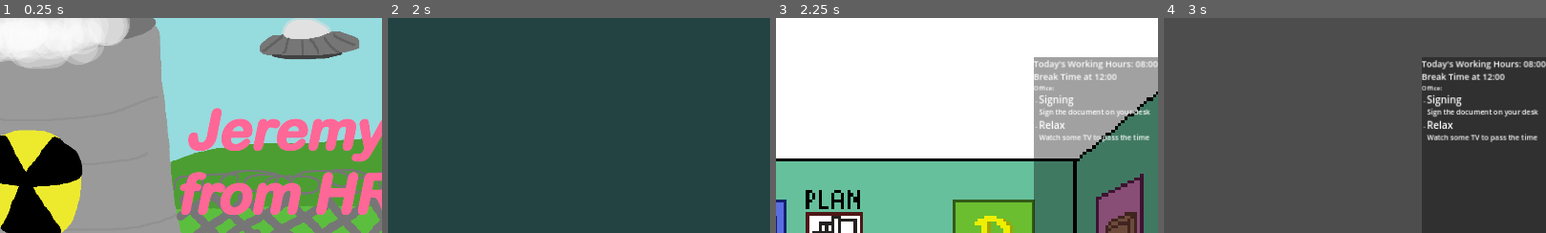
Above: before the commit, frames 1-4 (left to right).
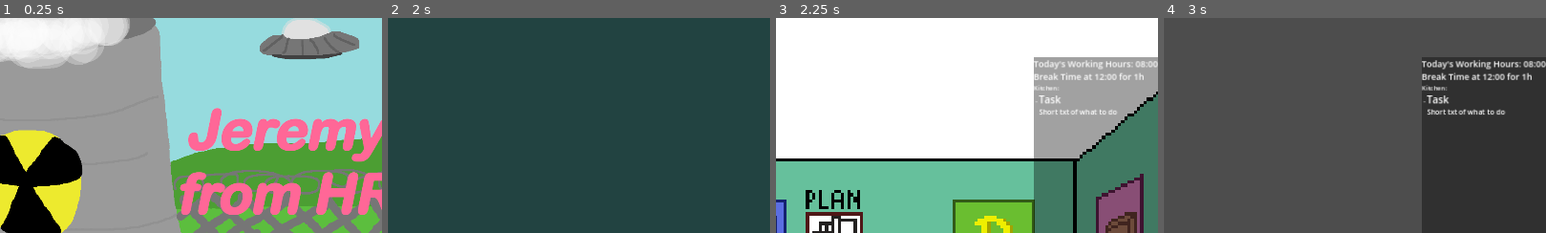
Above: after the commit, the same moments.

Repository: TheWalkingLapis/BrackeysGameJam2025_1
Game: Godot game, scene res://scenes/game_manager.tscn
Same seed, same stepped clock (60 frames per second), same inputs: the game is played once before the commit and once after it.
Inputs (mouse positions are % of the whole screen's width and height, from its top left):
- Up to frame 1 (0.25 s): no input
- Up to frame 2 (2 s): click "Start" at 0.5 s; click (50, 50) at 1.25 s
- Up to frame 3 (2.25 s): click (50, 50) at 2 s
- Up to frame 4 (3 s): click (47, 50) at 2.75 s
The pictures show only the part of the screen within x 39-89%, y 0-50%; the shares and areas given below are measured in that part.

Frames 1-2 are identical in both runs. In frame 3, 1.2% of the frame differs, in the area x 67-98%, y 25-58%; in frame 4, 1.7%.

Commit message:
added tasks and day restart

Diff:
--- a/scenes/game_manager.tscn
+++ b/scenes/game_manager.tscn
@@ -1,10 +1,11 @@
-[gd_scene load_steps=6 format=3 uid="uid://bvnj4ie205euj"]
+[gd_scene load_steps=7 format=3 uid="uid://bvnj4ie205euj"]
 
 [ext_resource type="Script" path="res://scripts/game_manager.gd" id="1_ga0qp"]
 [ext_resource type="PackedScene" uid="uid://kufy4l8qlp63" path="res://scenes/room_manager.tscn" id="2_tpo2t"]
 [ext_resource type="PackedScene" uid="uid://cavy32fvbqm8w" path="res://scenes/time_manager.tscn" id="3_0l8fs"]
 [ext_resource type="PackedScene" uid="uid://naua1f5cbkae" path="res://scenes/ui_manager.tscn" id="4_umkd5"]
 [ext_resource type="PackedScene" uid="uid://dam4nevijq3sp" path="res://scenes/text_manager.tscn" id="5_u72dr"]
+[ext_resource type="Script" path="res://scripts/inventory.gd" id="6_t7s7w"]
 
 [node name="GameManager" type="Control"]
 process_mode = 3
@@ -31,3 +32,28 @@
 [node name="TextManager" parent="." instance=ExtResource("5_u72dr")]
 process_mode = 1
 layout_mode = 1
+
+[node name="Inventory" type="Control" parent="."]
+anchors_preset = 0
+offset_right = 40.0
+offset_bottom = 40.0
+mouse_filter = 2
+script = ExtResource("6_t7s7w")
+
+[node name="Slot" type="TextureRect" parent="Inventory"]
+visible = false
+layout_mode = 0
+offset_left = 44.0
+offset_top = 348.0
+offset_right = 141.0
+offset_bottom = 443.0
+mouse_filter = 2
+
+[node name="SlotBG" type="ColorRect" parent="Inventory/Slot"]
+layout_mode = 1
+anchors_preset = 15
+anchor_right = 1.0
+anchor_bottom = 1.0
+grow_horizontal = 2
+grow_vertical = 2
+color = Color(0, 0, 0, 0.662745)
--- a/scenes/rooms/kitchen.tscn
+++ b/scenes/rooms/kitchen.tscn
@@ -1,7 +1,9 @@
-[gd_scene load_steps=3 format=3 uid="uid://bh3u47j2ysp1h"]
+[gd_scene load_steps=5 format=3 uid="uid://bh3u47j2ysp1h"]
 
 [ext_resource type="Script" path="res://scripts/kitchen.gd" id="1_pp64o"]
 [ext_resource type="Texture2D" uid="uid://c08c5lfhx6p4p" path="res://imgs/rooms/kitchen/kitchen.png" id="2_eucwl"]
+[ext_resource type="Texture2D" uid="uid://h6xgld1lnyb3" path="res://imgs/sprites/tasks/hr-signing/document_laying_mask.png" id="3_qwuhf"]
+[ext_resource type="PackedScene" uid="uid://ds58wystlw712" path="res://scenes/tasks/task_pick_up_watering_can.tscn" id="3_xkt3c"]
 
 [node name="Kitchen" type="Control"]
 layout_mode = 3
@@ -24,57 +26,87 @@
 mouse_filter = 2
 texture = ExtResource("2_eucwl")
 
+[node name="Watering_Can_Hitbox" type="Button" parent="."]
+layout_mode = 0
+offset_left = 145.0
+offset_top = 870.0
+offset_right = 296.0
+offset_bottom = 1004.0
+
+[node name="Leave_Room" type="TextureButton" parent="."]
+layout_mode = 0
+offset_left = 830.0
+offset_top = 940.0
+offset_right = 1172.0
+offset_bottom = 1063.0
+texture_normal = ExtResource("3_qwuhf")
+stretch_mode = 0
+
 [node name="Tasks" type="Control" parent="."]
-anchors_preset = 0
-offset_right = 40.0
-offset_bottom = 40.0
+layout_mode = 1
+anchors_preset = 15
+anchor_right = 1.0
+anchor_bottom = 1.0
+grow_horizontal = 2
+grow_vertical = 2
 mouse_filter = 2
 
 [node name="Day1" type="Control" parent="Tasks"]
-layout_mode = 3
-anchors_preset = 0
-offset_right = 40.0
-offset_bottom = 40.0
+layout_mode = 1
+anchors_preset = 15
+anchor_right = 1.0
+anchor_bottom = 1.0
+grow_horizontal = 2
+grow_vertical = 2
 mouse_filter = 2
 
 [node name="Day2" type="Control" parent="Tasks"]
-layout_mode = 3
-anchors_preset = 0
-offset_right = 40.0
-offset_bottom = 40.0
+layout_mode = 1
+anchors_preset = 15
+anchor_right = 1.0
+anchor_bottom = 1.0
+grow_horizontal = 2
+grow_vertical = 2
 mouse_filter = 2
 
 [node name="Day3" type="Control" parent="Tasks"]
-layout_mode = 3
-anchors_preset = 0
-offset_right = 40.0
-offset_bottom = 40.0
+layout_mode = 1
+anchors_preset = 15
+anchor_right = 1.0
+anchor_bottom = 1.0
+grow_horizontal = 2
+grow_vertical = 2
 mouse_filter = 2
 
+[node name="Task_Pick_up_Watering_Can" parent="Tasks/Day3" instance=ExtResource("3_xkt3c")]
+layout_mode = 1
+
 [node name="Day4" type="Control" parent="Tasks"]
-layout_mode = 3
-anchors_preset = 0
-offset_right = 40.0
-offset_bottom = 40.0
+layout_mode = 1
+anchors_preset = 15
+anchor_right = 1.0
+anchor_bottom = 1.0
+grow_horizontal = 2
+grow_vertical = 2
 mouse_filter = 2
 
 [node name="Day5" type="Control" parent="Tasks"]
-layout_mode = 3
-anchors_preset = 0
-offset_right = 40.0
-offset_bottom = 40.0
+layout_mode = 1
+anchors_preset = 15
+anchor_right = 1.0
+anchor_bottom = 1.0
+grow_horizontal = 2
+grow_vertical = 2
 mouse_filter = 2
 
 [node name="Day6" type="Control" parent="Tasks"]
-layout_mode = 3
-anchors_preset = 0
-offset_right = 40.0
-offset_bottom = 40.0
+layout_mode = 1
+anchors_preset = 15
+anchor_right = 1.0
+anchor_bottom = 1.0
+grow_horizontal = 2
+grow_vertical = 2
 mouse_filter = 2
 
-[node name="Day7" type="Control" parent="Tasks"]
-layout_mode = 3
-anchors_preset = 0
-offset_right = 40.0
-offset_bottom = 40.0
-mouse_filter = 2
+[connection signal="pressed" from="Watering_Can_Hitbox" to="." method="_on_watering_can_hitbox_pressed"]
+[connection signal="pressed" from="Leave_Room" to="." method="_on_leave_room_pressed"]
--- a/scenes/rooms/office.tscn
+++ b/scenes/rooms/office.tscn
@@ -11,7 +11,9 @@
 [ext_resource type="Texture2D" uid="uid://dfqmdtt8cm6cb" path="res://imgs/sprites/tasks/hr-signing/document_laying.png" id="8_5reqh"]
 [ext_resource type="Texture2D" uid="uid://cmoy00q6rj8jq" path="res://imgs/rooms/masks/office_tv_mask.png" id="9_oewpb"]
 [ext_resource type="Texture2D" uid="uid://dqtqvbeppd8d3" path="res://imgs/rooms/masks/office_couch_mask.png" id="10_p5nc4"]
+[ext_resource type="BitMap" path="res://imgs/rooms/masks/office_couch_mask_bitmap.tres" id="11_4mqv3"]
 [ext_resource type="PackedScene" uid="uid://bjkkjp25nnmlt" path="res://scenes/tasks/task_watch_tv.tscn" id="12_yts8n"]
+[ext_resource type="PackedScene" uid="uid://co31i2b8h8sod" path="res://scenes/tasks/task_order.tscn" id="14_u11nm"]
 
 [sub_resource type="StyleBoxEmpty" id="StyleBoxEmpty_ky8xr"]
 
@@ -126,6 +128,7 @@
 offset_right = 520.0
 offset_bottom = 1056.0
 texture_hover = ExtResource("10_p5nc4")
+texture_click_mask = ExtResource("11_4mqv3")
 stretch_mode = 0
 
 [node name="Tasks" type="Control" parent="."]
@@ -147,29 +150,61 @@
 mouse_filter = 2
 
 [node name="Task_Document_Sign_Pre" parent="Tasks/Day1" instance=ExtResource("3_jjpo7")]
+visible = false
 layout_mode = 1
 task_name = "Signing"
 task_description = "Sign the document on your desk"
 
 [node name="Task_Document_Sign_Post" parent="Tasks/Day1" instance=ExtResource("3_jjpo7")]
+visible = false
 layout_mode = 1
 task_name = "More Signing"
 task_description = "Sign another document on your desk"
 after_mealtime = true
 
 [node name="Task_watch_TV_pre" parent="Tasks/Day1" instance=ExtResource("12_yts8n")]
+visible = false
 layout_mode = 1
 
 [node name="Task_watch_TV_post" parent="Tasks/Day1" instance=ExtResource("12_yts8n")]
+visible = false
 layout_mode = 1
 after_mealtime = true
 
 [node name="Day2" type="Control" parent="Tasks"]
-layout_mode = 3
-anchors_preset = 0
-offset_right = 40.0
-offset_bottom = 40.0
-mouse_filter = 2
+layout_mode = 1
+anchors_preset = 15
+anchor_right = 1.0
+anchor_bottom = 1.0
+grow_horizontal = 2
+grow_vertical = 2
+mouse_filter = 2
+
+[node name="Task_Document_Sign_Pre" parent="Tasks/Day2" instance=ExtResource("3_jjpo7")]
+visible = false
+layout_mode = 1
+task_name = "Signing"
+task_description = "Sign the document on your desk"
+
+[node name="Task_Document_Sign_Post" parent="Tasks/Day2" instance=ExtResource("3_jjpo7")]
+visible = false
+layout_mode = 1
+task_name = "More Signing"
+task_description = "Sign another document on your desk"
+after_mealtime = true
+
+[node name="Task_watch_TV_pre" parent="Tasks/Day2" instance=ExtResource("12_yts8n")]
+visible = false
+layout_mode = 1
+
+[node name="Task_watch_TV_post" parent="Tasks/Day2" instance=ExtResource("12_yts8n")]
+visible = false
+layout_mode = 1
+after_mealtime = true
+
+[node name="Task_Order" parent="Tasks/Day2" instance=ExtResource("14_u11nm")]
+visible = false
+layout_mode = 1
 
 [node name="Day3" type="Control" parent="Tasks"]
 layout_mode = 3
--- a/scenes/rooms/restaurant.tscn
+++ b/scenes/rooms/restaurant.tscn
@@ -1,6 +1,15 @@
-[gd_scene load_steps=2 format=3 uid="uid://2nlkm0ephwj8"]
+[gd_scene load_steps=7 format=3 uid="uid://2nlkm0ephwj8"]
 
 [ext_resource type="Script" path="res://scripts/restaurant.gd" id="1_76tx8"]
+[ext_resource type="Texture2D" uid="uid://c08c5lfhx6p4p" path="res://imgs/rooms/kitchen/kitchen.png" id="2_2btrc"]
+
+[sub_resource type="StyleBoxEmpty" id="StyleBoxEmpty_pwuhi"]
+
+[sub_resource type="StyleBoxEmpty" id="StyleBoxEmpty_glvhg"]
+
+[sub_resource type="StyleBoxEmpty" id="StyleBoxEmpty_4rhj6"]
+
+[sub_resource type="StyleBoxEmpty" id="StyleBoxEmpty_i7qpk"]
 
 [node name="Restaurant" type="Control"]
 layout_mode = 3
@@ -9,4 +18,30 @@
 anchor_bottom = 1.0
 grow_horizontal = 2
 grow_vertical = 2
+mouse_filter = 2
 script = ExtResource("1_76tx8")
+
+[node name="BG" type="TextureRect" parent="."]
+texture_filter = 1
+layout_mode = 1
+anchors_preset = 15
+anchor_right = 1.0
+anchor_bottom = 1.0
+grow_horizontal = 2
+grow_vertical = 2
+mouse_filter = 2
+texture = ExtResource("2_2btrc")
+
+[node name="Take_Break" type="Button" parent="."]
+layout_mode = 1
+anchors_preset = 15
+anchor_right = 1.0
+anchor_bottom = 1.0
+grow_horizontal = 2
+grow_vertical = 2
+theme_override_styles/focus = SubResource("StyleBoxEmpty_pwuhi")
+theme_override_styles/hover = SubResource("StyleBoxEmpty_glvhg")
+theme_override_styles/pressed = SubResource("StyleBoxEmpty_4rhj6")
+theme_override_styles/normal = SubResource("StyleBoxEmpty_i7qpk")
+
+[connection signal="pressed" from="Take_Break" to="." method="_on_take_break_pressed"]
--- a/scenes/tasks/task_document_sign.tscn
+++ b/scenes/tasks/task_document_sign.tscn
@@ -23,6 +23,7 @@
 optional = true
 
 [node name="Active" type="Control" parent="."]
+visible = false
 layout_mode = 1
 anchors_preset = 15
 anchor_right = 1.0
@@ -32,7 +33,6 @@
 mouse_filter = 2
 
 [node name="unsigned" type="TextureRect" parent="Active"]
-visible = false
 texture_filter = 1
 layout_mode = 1
 anchors_preset = 15
@@ -55,7 +55,6 @@
 theme_override_styles/normal = SubResource("StyleBoxEmpty_hf0ig")
 
 [node name="signed" type="TextureButton" parent="Active"]
-visible = false
 texture_filter = 1
 layout_mode = 1
 anchors_preset = 15
--- /dev/null
+++ b/scenes/tasks/task_order.tscn
@@ -0,0 +1,55 @@
+[gd_scene load_steps=2 format=3 uid="uid://co31i2b8h8sod"]
+
+[ext_resource type="Script" path="res://scripts/tasks/task_order.gd" id="1_431vo"]
+
+[node name="Task_Order" type="Control"]
+layout_mode = 3
+anchors_preset = 15
+anchor_right = 1.0
+anchor_bottom = 1.0
+grow_horizontal = 2
+grow_vertical = 2
+mouse_filter = 2
+script = ExtResource("1_431vo")
+task_name = "Logistics"
+task_description = "Order supplies from the PC in your Office"
+
+[node name="Active" type="Control" parent="."]
+visible = false
+layout_mode = 1
+anchors_preset = 15
+anchor_right = 1.0
+anchor_bottom = 1.0
+grow_horizontal = 2
+grow_vertical = 2
+mouse_filter = 2
+
+[node name="Buttons" type="Control" parent="Active"]
+layout_mode = 1
+anchors_preset = 15
+anchor_right = 1.0
+anchor_bottom = 1.0
+grow_horizontal = 2
+grow_vertical = 2
+mouse_filter = 2
+
+[node name="Leave" type="Button" parent="Active/Buttons"]
+layout_mode = 1
+anchors_preset = 15
+anchor_right = 1.0
+anchor_bottom = 1.0
+grow_horizontal = 2
+grow_vertical = 2
+text = "Leave"
+
+[node name="Screen" type="TextureRect" parent="Active"]
+texture_filter = 1
+layout_mode = 1
+anchors_preset = 15
+anchor_right = 1.0
+anchor_bottom = 1.0
+grow_horizontal = 2
+grow_vertical = 2
+mouse_filter = 2
+
+[connection signal="pressed" from="Active/Buttons/Leave" to="." method="_on_leave_pressed"]
--- /dev/null
+++ b/scenes/tasks/task_pick_up_watering_can.tscn
@@ -0,0 +1,25 @@
+[gd_scene load_steps=3 format=3 uid="uid://ds58wystlw712"]
+
+[ext_resource type="Script" path="res://scripts/tasks/task_pick_up_watering_can.gd" id="1_t18mh"]
+[ext_resource type="Texture2D" uid="uid://dfqmdtt8cm6cb" path="res://imgs/sprites/tasks/hr-signing/document_laying.png" id="2_g6sjo"]
+
+[node name="Task_Pick_up_Watering_Can" type="Control"]
+layout_mode = 3
+anchors_preset = 15
+anchor_right = 1.0
+anchor_bottom = 1.0
+grow_horizontal = 2
+grow_vertical = 2
+mouse_filter = 2
+script = ExtResource("1_t18mh")
+whole_day = true
+
+[node name="Watering_Can" type="TextureRect" parent="."]
+texture_filter = 1
+layout_mode = 0
+offset_left = 138.0
+offset_top = 871.0
+offset_right = 282.0
+offset_bottom = 991.0
+mouse_filter = 2
+texture = ExtResource("2_g6sjo")
--- a/scripts/game_manager.gd
+++ b/scripts/game_manager.gd
@@ -5,11 +5,12 @@
 @onready var time_manager: TimeManager = $TimeManager
 @onready var ui_manager: UIManager = $UIManager
 @onready var text_manager: TextManager = $TextManager
+@onready var inventory: Inventory = $Inventory
 
 enum GameState {MAIN_MENU, PRE_DAY, IDLE, IN_TASK, POST_DAY, FAILED, SUCCESS}
 var gameState: GameState = GameState.MAIN_MENU
 
-var current_day = 0
+var current_day = 2
 var allow_interaction = true
 
 func _ready():
@@ -18,6 +19,7 @@
 	Global.time_manager = time_manager
 	Global.ui_manager = ui_manager
 	Global.text_manager = text_manager
+	Global.inventory = inventory
 
 	time_manager.day_done.connect(_on_day_done)
 	time_manager.break_time.connect(_on_break_time)
@@ -38,6 +40,7 @@
 ## Called before start_day to display news and mail w.o. waisting time
 func pre_start_day(day):
 	gameState = GameState.PRE_DAY
+	inventory.drop()
 	ui_manager.to_pre_day(day)
 	allow_interaction = true
 
@@ -68,12 +71,20 @@
 	gameState = GameState.POST_DAY
 	ui_manager.to_post_day()
 	text_manager.clear_text()
+	# TODO add check for task completion
+	if false:
+		pre_start_day(current_day)
+		return
 	current_day += 1
 	allow_interaction = false
 	#pause_game(false, true) # always force pause
 
 func _on_break_time():
 	allow_interaction = false
+	# TODO check if all non-optional tasks were done
+	if false:
+		pre_start_day(current_day)
+		return
 
 func _on_break_time_over():
 	allow_interaction = true
--- a/scripts/global.gd
+++ b/scripts/global.gd
@@ -5,3 +5,4 @@
 var time_manager: TimeManager = null
 var ui_manager: UIManager = null
 var text_manager: TextManager = null
+var inventory: Inventory = null
--- /dev/null
+++ b/scripts/inventory.gd
@@ -0,0 +1,28 @@
+extends Control
+class_name Inventory
+
+@export var watering_can_tex: Texture2D = null
+@onready var slot_rect: TextureRect = $Slot
+
+enum Items {NONE, WATERING_CAN}
+var tex_dict = {
+	Items.NONE: null,
+	Items.WATERING_CAN: watering_can_tex
+}
+
+var slot: Items = Items.NONE
+
+func pick_up(item: Items) -> bool:
+	if slot != Items.NONE and item != Items.NONE:
+		Global.text_manager.display_interaction_text("I can't pick that up, I already have something in my hand")
+		return false
+	slot = item
+	slot_rect.texture = tex_dict[item]
+	slot_rect.visible = slot != Items.NONE
+	return true
+
+func drop():
+	pick_up(Items.NONE)
+
+func has_item(item: Items):
+	return slot == item
--- a/scripts/kitchen.gd
+++ b/scripts/kitchen.gd
@@ -1 +1,32 @@
 extends Room
+
+var watering_can_pickup_task = null
+
+func setup_day(day, post_break):
+	match day:
+		0:
+			pass
+		1:
+			pass
+		2:
+			if watering_can_pickup_task != null and (watering_can_pickup_task as Task).get_task_completed():
+				watering_can_pickup_task = null
+			else:
+				watering_can_pickup_task = $Tasks/Day3/Task_Pick_up_Watering_Can
+		3:
+			pass
+		4:
+			pass
+		5:
+			pass
+
+func _on_leave_room_pressed():
+	Global.room_manager.change_room_to("Main_Hallway")
+
+
+func _on_watering_can_hitbox_pressed():
+	if Global.game_manager.allow_interaction:
+		if watering_can_pickup_task != null and !(watering_can_pickup_task as Task).get_task_completed():
+			watering_can_pickup_task.start_task()
+		elif Global.inventory.has_item(Global.inventory.Items.WATERING_CAN):
+			pass #TODO set can back
--- a/scripts/main_hallway.gd
+++ b/scripts/main_hallway.gd
@@ -3,10 +3,10 @@
 var allowed_rooms = {
 	0: ["Plan", "Office"],
 	1: ["Plan", "Office"],
-	2: ["Plan", "Office"],
-	3: ["Plan", "Office"],
-	4: ["Plan", "Office"],
-	5: ["Plan", "Office"]
+	2: ["Plan", "Office", "Kitchen"],
+	3: ["Plan", "Office", "Kitchen"],
+	4: ["Plan", "Office", "Kitchen"],
+	5: ["Plan", "Office", "Kitchen"]
 }
 
 var room_not_allowed_txt = "I shouldn't go there"
--- a/scripts/office.gd
+++ b/scripts/office.gd
@@ -7,6 +7,7 @@
 
 var sign_task = null
 var tv_task = null
+var order_task = null
 
 # define this in a room for per-day (or break time) setup of tasks or visiblity
 # (task visiblity itself is handled by the room manager)
@@ -17,7 +18,9 @@
 			sign_task = $Tasks/Day1/Task_Document_Sign_Post if post_break else $Tasks/Day1/Task_Document_Sign_Pre
 			tv_task = $Tasks/Day1/Task_watch_TV_post if post_break else $Tasks/Day1/Task_watch_TV_pre
 		1:
-			pass
+			sign_task = $Tasks/Day2/Task_Document_Sign_Post if post_break else $Tasks/Day2/Task_Document_Sign_Pre
+			tv_task = $Tasks/Day2/Task_watch_TV_post if post_break else $Tasks/Day2/Task_watch_TV_pre
+			order_task = null if post_break else $Tasks/Day2/Task_Order
 		2:
 			pass
 		3:
@@ -29,7 +32,13 @@
 
 func _on_pc_screen_pressed():
 	if !Global.game_manager.allow_interaction: return
-	Global.text_manager.display_interaction_text("What a nice screen UwU")
+	if order_task != null:
+		if (order_task as Task).get_task_completed():
+			Global.text_manager.display_interaction_text("I already ordered the required supplies") #never happens
+		else:
+			order_task.start_task()
+	else:
+		Global.text_manager.display_interaction_text("I don't need anything from my PC")
 
 func _on_door_pressed():
 	if !Global.game_manager.allow_interaction and !Global.time_manager.break_active: return
--- a/scripts/restaurant.gd
+++ b/scripts/restaurant.gd
@@ -1 +1,7 @@
 extends Room
+
+
+func _on_take_break_pressed():
+	if Global.time_manager.break_active:
+		Global.room_manager.change_room_to("Main_Hallway")
+		Global.time_manager.resume_after_break()
--- a/scripts/room_manager.gd
+++ b/scripts/room_manager.gd
@@ -21,6 +21,8 @@
 var task_in_progress = false
 var num_tasks = 0
 var num_completed_tasks = 0
+
+var days_started_once = [false, false, false, false, false, false] #avoid signal reconnection on day restart
 
 func _ready():
 	name_to_node_dict = {
@@ -52,20 +54,28 @@
 	var tasks = {}
 	for room_name in name_to_node_dict:
 		if room_name == "None": continue
+		for i in range(6):
+			var day_string = "Tasks/Day%d" % [i+1]
+			var day_node = name_to_node_dict[room_name].get_node_or_null(day_string)
+			if day_node != null:
+				day_node.visible = i == day
 		if name_to_node_dict[room_name].has_method("setup_day"):
 			name_to_node_dict[room_name].setup_day(day, post_break)
-		var room_tasks = name_to_node_dict[room_name].get_tasks_for_day(day)
+		var room_tasks = (name_to_node_dict[room_name] as Room).get_tasks_for_day(day)
 		if len(room_tasks) == 0: continue
 		tasks[room_name] = []
 		for task in room_tasks:
 			if (task as Task).after_mealtime == post_break:
 				tasks[room_name].append(task)
+				(task as Task).reset_task()
 				task.visible = true
-				(task as Task).started.connect(_on_task_started)
-				(task as Task).completed.connect(_on_task_completed)
+				if not days_started_once[day]:
+					(task as Task).started.connect(_on_task_started)
+					(task as Task).completed.connect(_on_task_completed)
 				num_tasks += 1
 			else:
 				task.visible = false
+		days_started_once[day] = true
 	current_tasks = tasks
 	change_room_to("Main_Hallway")
 	Global.ui_manager.setup_tasks(tasks)
--- a/scripts/task_template.gd
+++ b/scripts/task_template.gd
@@ -13,6 +13,7 @@
 @export var optional: bool = false
 @export var uncompletable: bool = false
 @export var after_mealtime: bool = false
+@export var whole_day: bool = false
 
 
 var is_completed: bool = false
@@ -25,6 +26,9 @@
 func get_task_completed():
 	return is_completed
 
+func reset_task():
+	is_completed = false
+
 func get_task_strings():
 	var header = task_name
 	var subtext = task_description
--- a/scripts/task_ui.gd
+++ b/scripts/task_ui.gd
@@ -15,7 +15,10 @@
 	var working_hours = Global.time_manager.get_working_hours()
 	var text = ""
 	var working_hour_text = "Today's Working Hours: %02d:00 - %02d:00\n" % [working_hours[0], working_hours[1]]
-	var break_time_text = "Break Time at %02d:00\n" % Global.time_manager.day_break_hour
+	var break_time_text = "Break Time at %02d:00" % Global.time_manager.day_break_hour
+	if Global.time_manager.day_break_duration >= 1:
+		break_time_text += " for %dh" % Global.time_manager.day_break_duration
+	break_time_text += "\n"
 	text += Utils.bbc_text(working_hour_text, 22)
 	if !Global.time_manager.post_break:
 		text += Utils.bbc_text(break_time_text, 22)
--- a/scripts/tasks/task_document_sign.gd
+++ b/scripts/tasks/task_document_sign.gd
@@ -1,17 +1,20 @@
 extends Task
+
+@onready var active = $Active
 
 @onready var signed = $Active/signed
 @onready var sign_button = $Active/unsigned/sign_button
 @onready var unsigned = $Active/unsigned
 
-func _on_ready():
-	signed.visible = false
-	unsigned.visible = false
+func reset_task():
+	super.reset_task()
+	active.visible = false
 
 func start_task():
 	if get_task_completed():
 		return
 	started.emit()
+	active.visible = true
 	unsigned.visible = true
 	signed.visible = false
 
--- /dev/null
+++ b/scripts/tasks/task_order.gd
@@ -0,0 +1,17 @@
+extends Task
+
+@onready var active = $Active
+
+func start_task():
+	if get_task_completed():
+		return
+	active.visible = true
+	started.emit()
+
+func reset_task():
+	super.reset_task()
+	active.visible = false
+
+func _on_leave_pressed():
+	set_task_completed()
+	active.visible = false
--- /dev/null
+++ b/scripts/tasks/task_pick_up_watering_can.gd
@@ -0,0 +1,17 @@
+extends Task
+
+@onready var watering_can = $Watering_Can
+
+func start_task():
+	if get_task_completed():
+		return
+	var success = Global.inventory.pick_up(Global.inventory.Items.WATERING_CAN)
+	if !success:
+		return
+	watering_can.visible = false
+	started.emit()
+	set_task_completed()
+
+func reset_task():
+	super.reset_task()
+	watering_can.visible = true
--- a/scripts/tasks/task_watch_tv.gd
+++ b/scripts/tasks/task_watch_tv.gd
@@ -4,7 +4,7 @@
 
 func start_task():
 	active.visible = true
-	Global.time_manager.change_time_speed(5)
+	Global.time_manager.change_time_speed(20)
 	started.emit()
 
 func _on_leave_pressed():
--- a/scripts/time_manager.gd
+++ b/scripts/time_manager.gd
@@ -39,6 +39,8 @@
 	current_real_time = 0.0
 	time_fac = 1.0
 	day_active = true
+	break_active = false
+	post_break = false
 
 # Called every frame. 'delta' is the elapsed time since the previous frame.
 func _process(delta):
Not shown: 1 places in scenes/rooms/office.tscn that only renumber resources
